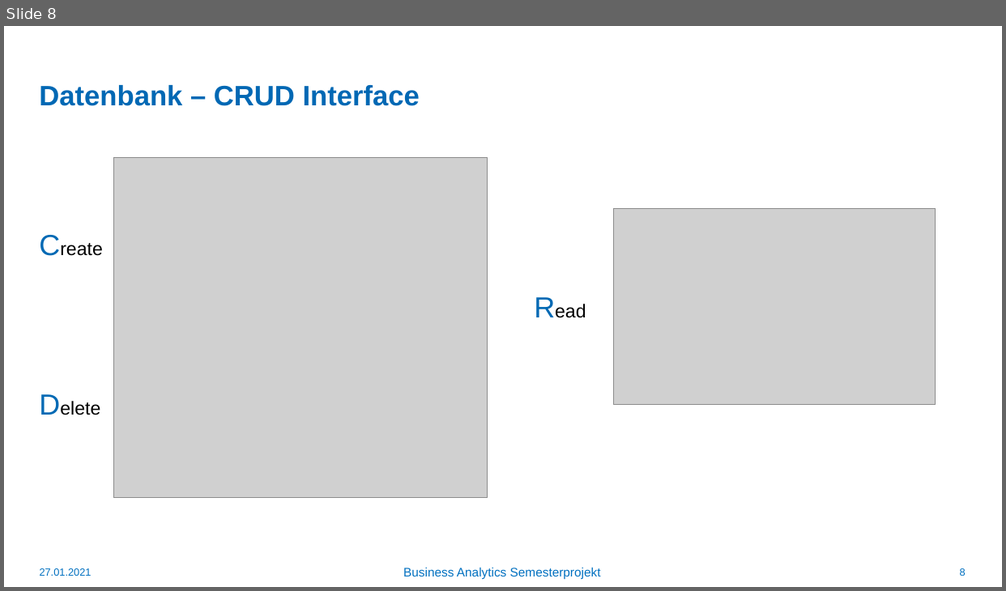
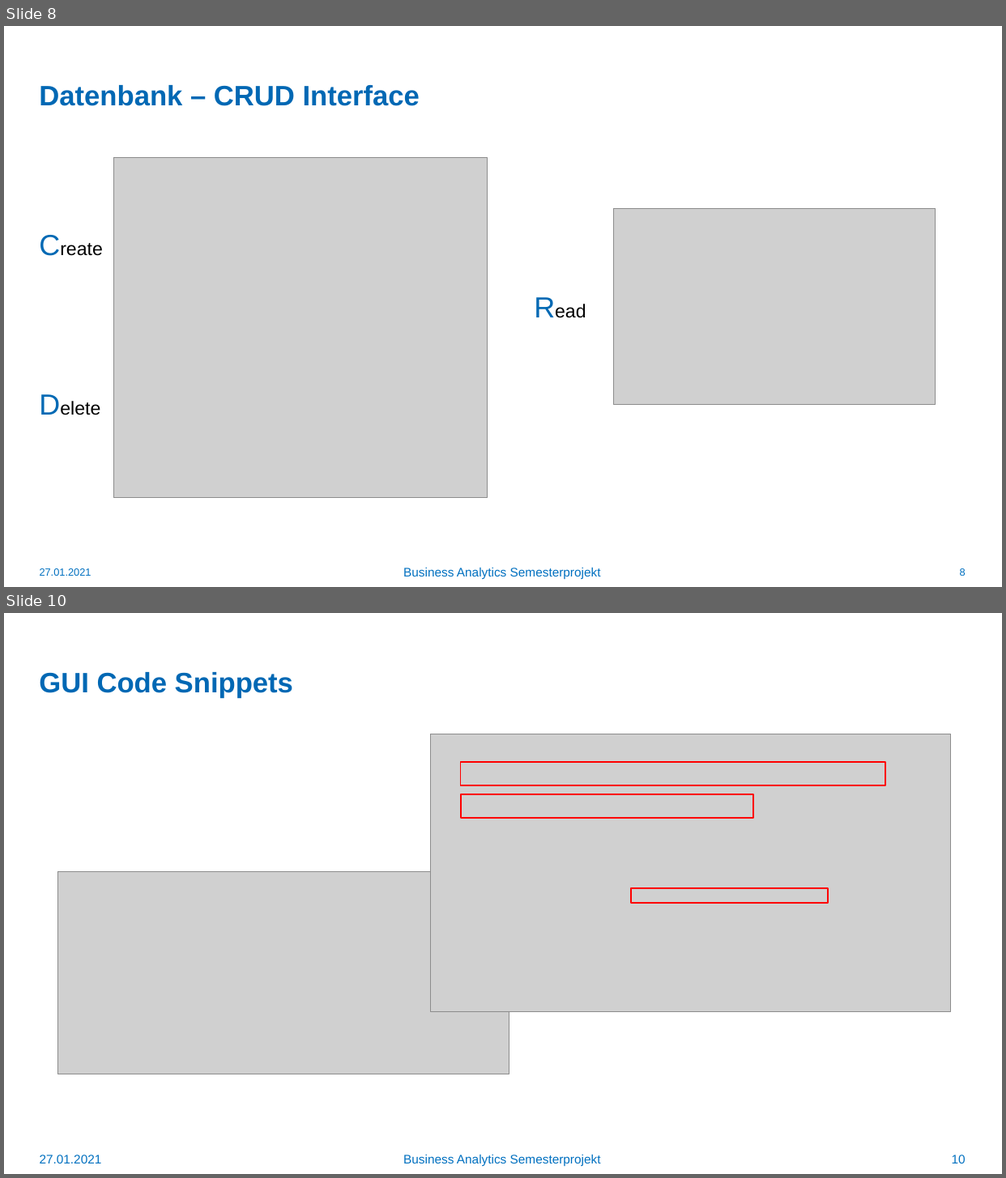
Before and after one commit to mxrdck/BuisnessAnalytics, a slide deck: Präsentation/BA_präsentation.pptx. Shown one above the other, each under a label of ours: slide 8 before the commit, slides 8 and 10 after it; the slides between them are not shown. The pictures are 1006x591 and 1006x1178 pixels, drawn with LibreOffice and Linux fonts; fonts in the diff are those of the drawing; grey boxes stand for pictures; background and template pictures are left out. Boxes give left, top, right and bottom in pixels: in the first picture for what was removed or moved away, otherwise in the second. Text is boxed around its words. In the diff, an @@ line names an element or a change of style, - is before the commit and + after.

```diff
--- a/Präsentation/BA_präsentation.pptx
+++ b/Präsentation/BA_präsentation.pptx
@@ slide 10 added at (4, 613, 1002, 1174), background #FFFFFF @@
@@ title added at (39, 672, 293, 698), 27 pt, text #0068B4, bold @@
+GUI Code Snippets
@@ picture added at (431, 735, 951, 1012) @@
@@ rectangle added at (461, 762, 886, 786), outline #FF0000 1.5 pt @@
@@ rectangle added at (461, 794, 753, 817), outline #FF0000 1.5 pt @@
@@ picture added at (58, 872, 509, 1075) @@
@@ rectangle added at (632, 888, 829, 904), outline #FF0000 1.5 pt @@
@@ text added at (40, 1155, 102, 1164), 12 pt, text #0070C0 @@
+27.01.2021
@@ text added at (403, 1155, 601, 1166), 12 pt, text #0070C0 @@
+Business Analytics Semesterprojekt
@@ page number added at (952, 1155, 965, 1164), 12 pt, text #0070C0 @@
+10
```
Also in this commit, not shown: 1 slide changed, 10 other slides added.
